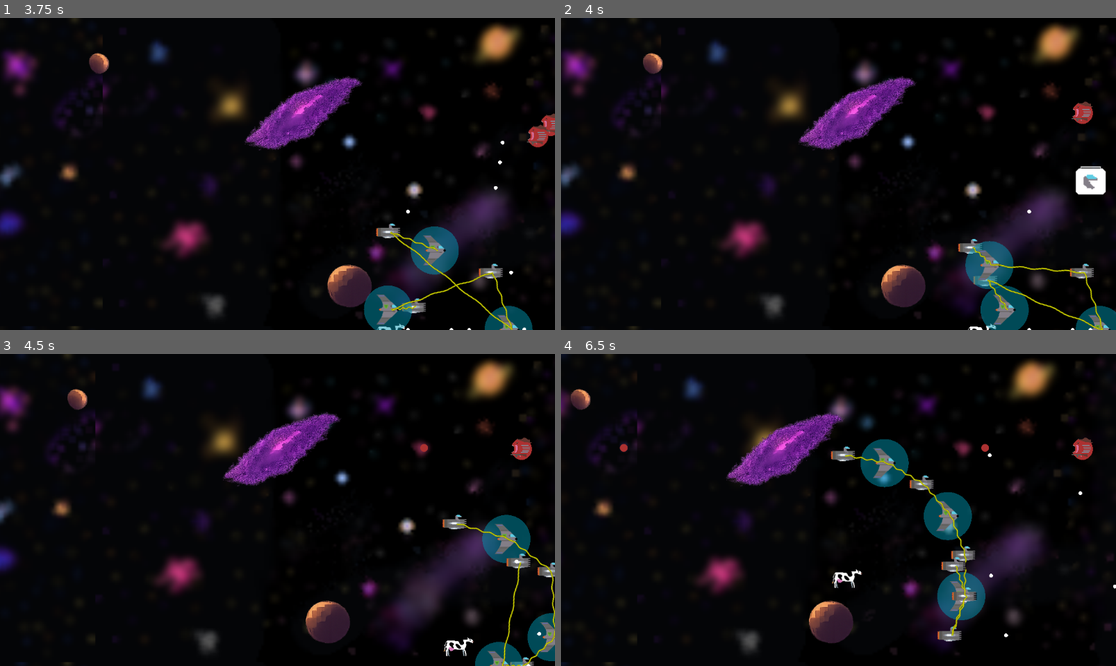
Above: before the commit, frames 1-4 (two rows, left to right).
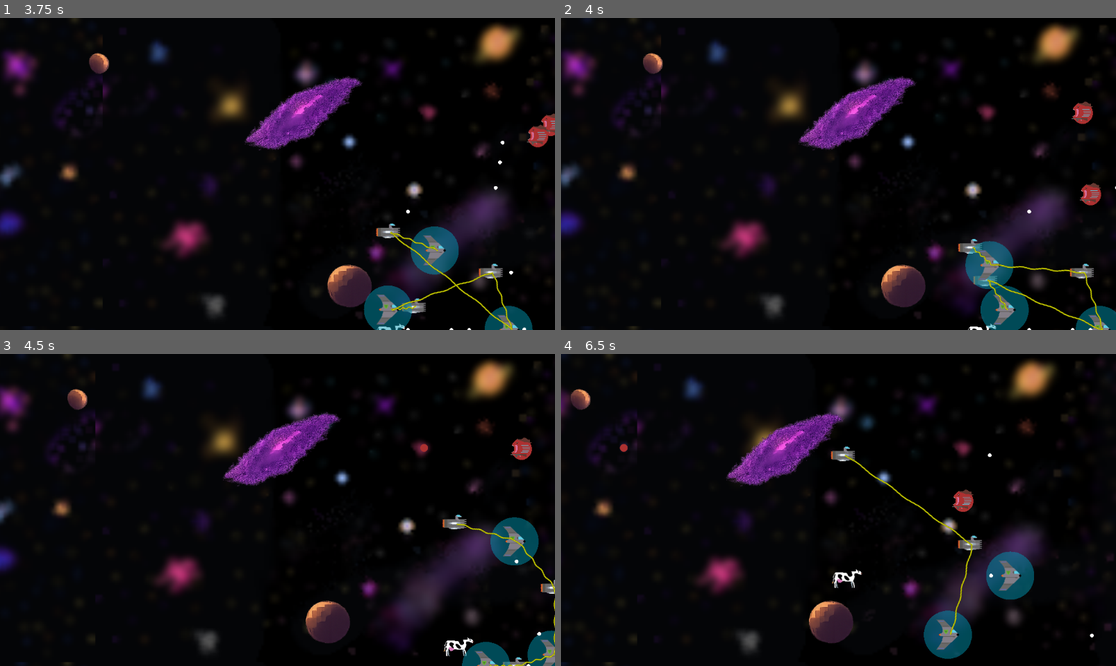
Above: after the commit, the same moments.

Repository: tfmertz/gamedevtv-jam-2026
Game: Godot game, scene res://scene/main.tscn
Same seed, same stepped clock (60 frames per second), same inputs: the game is played once before the commit and once after it.
Inputs:
- Up to frame 1 (3.75 s): click "START" at 0.5 s; click "START" at 1.25 s; tap Enter at 2 s; hold D (move_right) 2.03-2.78 s; tap F (cycle_formation) at 2.1 s; hold S (move_down) 2.78-3.53 s; tap R (cycle_spacing) at 2.85 s; hold D (move_right) from 3.53 s (still down); tap G (sort_ships) at 3.6 s
- Up to frame 2 (4 s): keep holding D (move_right)
- Up to frame 3 (4.5 s): release D (move_right) at 4.28 s; hold W (move_up) from 4.28 s (still down); tap 3 at 4.35 s
- Up to frame 4 (6.5 s): release W (move_up) at 5.03 s; hold A (move_left) from 5.03 s (still down); tap 4 at 5.1 s; tap 5 at 5.85 s

Frame 1 is identical in both runs. In frame 2, 0.6% of the frame differs, in the area x 92-100%, y 47-61%; in frame 3, 2.5%; in frame 4, 6.2%, in the area x 51-100%, y 26-98%.

Commit message:
adding ship-ship collision

Diff:
--- a/scene/bullet.tscn
+++ b/scene/bullet.tscn
@@ -40,7 +40,7 @@
 
 [node name="bullet" type="Area2D" unique_id=957631881]
 collision_layer = 4
-collision_mask = 3
+collision_mask = 17
 script = ExtResource("1_v8qja")
 
 [node name="bullet_sprite" type="AnimatedSprite2D" parent="." unique_id=817768572]
--- a/scene/enemy_ship_node.tscn
+++ b/scene/enemy_ship_node.tscn
@@ -28,6 +28,9 @@
 [sub_resource type="CircleShape2D" id="CircleShape2D_qpxp6"]
 radius = 24.0
 
+[sub_resource type="CircleShape2D" id="CircleShape2D_r2h1d"]
+radius = 48.010414
+
 [node name="EnemyShipNode" type="Area2D" unique_id=1841324561]
 collision_layer = 2
 script = ExtResource("1_fco4n")
@@ -51,5 +54,13 @@
 [node name="rand_timer" type="Timer" parent="." unique_id=1714477443]
 wait_time = 3.0
 
+[node name="ExplosionArea" type="Area2D" parent="." unique_id=1499407559]
+collision_layer = 32
+
+[node name="hitbox_collision_explosion" type="CollisionShape2D" parent="ExplosionArea" unique_id=817199595]
+position = Vector2(10, 1)
+shape = SubResource("CircleShape2D_r2h1d")
+
+[connection signal="area_entered" from="." to="." method="_on_area_entered"]
 [connection signal="timeout" from="bullet_timer" to="." method="_on_timer_timeout"]
 [connection signal="timeout" from="rand_timer" to="." method="_on_rand_timer_timeout"]
--- a/scene/scrap.tscn
+++ b/scene/scrap.tscn
@@ -30,7 +30,7 @@
 
 [node name="Scrap" type="Area2D" unique_id=498599342]
 z_index = -1
-collision_layer = 4
+collision_layer = 8
 script = ExtResource("1_qfbu2")
 
 [node name="MovementPath2D" type="Path2D" parent="." unique_id=1468683549]
--- a/scene/ship_connection_edge.tscn
+++ b/scene/ship_connection_edge.tscn
@@ -46,7 +46,7 @@
 }]
 
 [node name="ShipConnectionEdge" type="Area2D" unique_id=1667807780]
-collision_layer = 2
+collision_layer = 16
 collision_mask = 6
 script = ExtResource("1_0ptn0")
 
--- a/scene/ship_node.tscn
+++ b/scene/ship_node.tscn
@@ -9,8 +9,6 @@
 [ext_resource type="Texture2D" uid="uid://6pekkv2o8ymh" path="res://assets/art/shield ship_0002.png" id="5_qpxp6"]
 [ext_resource type="Texture2D" uid="uid://cvb7682s2nuus" path="res://assets/art/cow_0003.png" id="6_qshjt"]
 [ext_resource type="Texture2D" uid="uid://0pg0f3h6pl24" path="res://assets/art/cow_0002.png" id="7_8rak0"]
-[ext_resource type="Texture2D" uid="uid://beywnpmfjiolf" path="res://assets/art/mothership-dmg2.png" id="5_muy1h"]
-[ext_resource type="Texture2D" uid="uid://6pekkv2o8ymh" path="res://assets/art/shield ship_0002.png" id="5_qpxp6"]
 [ext_resource type="Texture2D" uid="uid://b1cexk1o4eydm" path="res://assets/art/cow.png" id="8_qshjt"]
 
 [sub_resource type="SpriteFrames" id="SpriteFrames_65l50"]
@@ -91,11 +89,11 @@
 radius = 23.0
 
 [node name="ShipNode" type="Area2D" unique_id=1841324561]
+collision_mask = 2
 script = ExtResource("1_ewtr1")
 
 [node name="sprite" type="AnimatedSprite2D" parent="." unique_id=1209264211]
 sprite_frames = SubResource("SpriteFrames_65l50")
-animation = &"mothership-1hp"
 animation = &"mothership-3hp"
 
 [node name="hitbox_gun" type="CollisionShape2D" parent="." unique_id=753737017]
--- a/src/bomber.gd
+++ b/src/bomber.gd
@@ -48,7 +48,6 @@
 
 
 func _on_area_entered(area: Area2D) -> void:
-	print('hit')
 	# if we hit something that can take damage
 	if area is ShipNode:
 		# explode
--- a/src/enemy_ship_node.gd
+++ b/src/enemy_ship_node.gd
@@ -4,6 +4,7 @@
 @onready var scrap_scene : PackedScene = preload("res://scene/scrap.tscn")
 @onready var hitbox_enemy_bg: CollisionShape2D = $hitbox_enemy_bg
 @onready var hitbox_enemy_sm: CollisionShape2D = $hitbox_enemy_sm
+@onready var explosion_area: Area2D = $ExplosionArea
 
 signal die
 signal fire
@@ -26,6 +27,7 @@
 var rand_mode = false
 var sprite_half = 32
 var SCRAP_CHANCE = 0.5 #TODO Isaac: difficulty setting?
+var EXPLOSION_DAMAGE = 1
 
 
 func _ready() -> void:
@@ -37,12 +39,23 @@
 	hitbox_enemy_bg.disabled = true
 	$rand_timer.stop()
 	target_location=position
+	#$ExplosionArea/hitbox_collision_explosion.disabled = true
+
 
 func _physics_process(delta: float) -> void:
 	flyto(target_location)
 
 func _process(delta: float) -> void:
 	pass
+
+#shamelessly ripped from bomber class
+func _die() -> void:
+	# check out AOE and deal damage
+	var areas = explosion_area.get_overlapping_areas()
+	for area in areas:
+		if area.has_method("take_damage"):
+			area.take_damage(EXPLOSION_DAMAGE)
+	queue_free()
 
 func take_damage(damage: int) -> void:
 	health -= damage
@@ -132,3 +145,8 @@
 		if sector_counter == -2:
 			queue_free()
 		flyto(Vector2(randi_range((wind_x*sector_counter/3+sprite_half),wind_x*(sector_counter+1)/3-sprite_half), randi_range(sprite_half,wind_y-sprite_half)))
+
+
+func _on_area_entered(area: Area2D) -> void:
+	if area.has_method("take_damage"):
+		call_deferred("_die")
Not shown: 1 places in scene/bomber.tscn that only renumber resources
